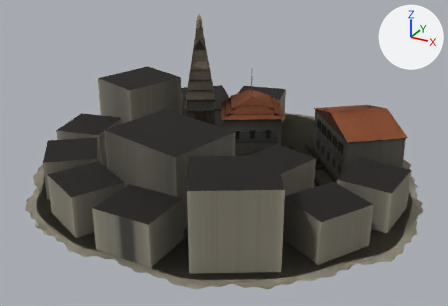
Renders of the glTF model src/assets/map/towns/gunpowder-town-medium-a-monsoon.glb from each side of a commit.
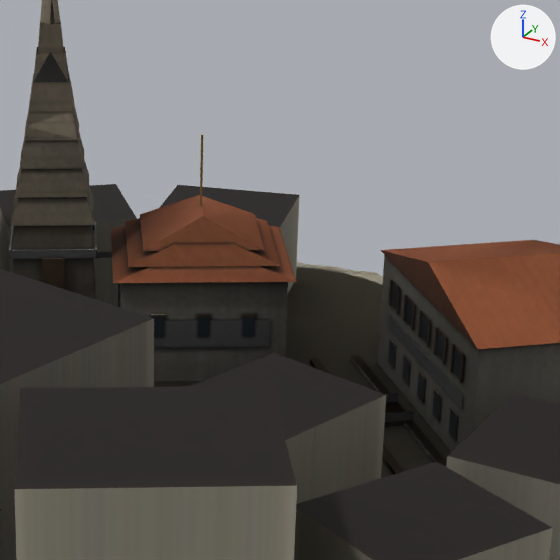
The first picture shows the older version from a camera (50 mm lens) standing at (4.07, -7.52, 4.12) and looking at (0.04, -0.19, 0.46). The close-ups show the older and then the newer version on the part from 41% to 84% of the width and 7% to 70% of the height of that picture. Only the edits that show in the close-ups are written down. The axes (+X, +Y, +Z) are drawn at upper right. The lights are the same throughout. Where no turn or scale is listed for an object, it has been applied to the vertices. Vertices at exactly the same position are counted once.
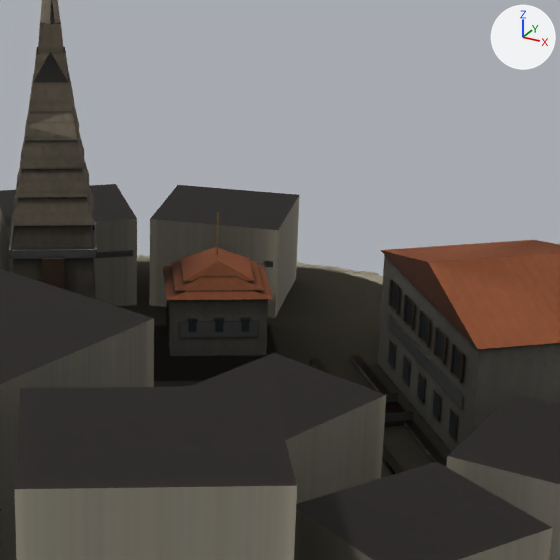
Diff of the bpy script that builds the scene:
```diff
--- a/src/assets/map/towns/gunpowder-town-medium-a-monsoon.glb.py
+++ b/src/assets/map/towns/gunpowder-town-medium-a-monsoon.glb.py
@@ me_mesh_0 @@
 me_mesh_0.from_pydata(...)  # 4228 vertices, 6920 faces; spans x 0.0..5.97, y -5.97..0.0, z 0.0..2.19
 # used by ob_mesh_0; location = (-2.968, 3.109, 0.0)
+# me_mesh_0 part 1: the loose piece of 8 vertices spanning x 2.13..3.35, y -2.47..-1.28, z 0.0..0.64 is scaled about its middle by 0.609, then moved by (0.0, 0.23, -0.13)
+# me_mesh_0 part 2: the loose piece of 6 vertices spanning x 2.07..3.41, y -2.53..-1.22, z 0.64..0.8 is scaled about its middle by 0.609, then moved by (0.0, 0.23, -0.28)
+# me_mesh_0 part 3: the loose piece of 6 vertices spanning x 2.18..3.3, y -2.43..-1.33, z 0.71..0.87 is scaled about its middle by 0.609, then moved by (0.0, 0.23, -0.31)
+# me_mesh_0 part 4: the loose piece of 6 vertices spanning x 2.29..3.19, y -2.32..-1.43, z 0.77..0.93 is scaled about its middle by 0.609, then moved by (0.0, 0.23, -0.33)
+# me_mesh_0 part 5: the loose piece of 16 vertices spanning x 2.74..2.75, y -1.88..-1.87, z 0.93..1.35 is scaled about its middle by 0.609, then moved by (0.0, 0.23, -0.45)
+# me_mesh_0 part 6: the loose piece of 8 vertices spanning x 2.7..2.78, y -2.4..-2.35, z 0.29..0.44 is scaled about its middle by (0.61, 0.607, 0.608), then moved by (0.0, 0.43, -0.14)
+# me_mesh_0 part 7: the loose piece of 8 vertices spanning x 2.71..2.77, y -2.39..-2.36, z 0.3..0.42 is scaled about its middle by 0.609, then moved by (0.0, 0.43, -0.14)
+# me_mesh_0 part 8: the loose piece of 8 vertices spanning x 2.92..2.99, y -2.27..-2.22, z 0.29..0.44 is scaled about its middle by 0.61, then moved by (-0.09, 0.38, -0.14)
+# me_mesh_0 part 9: the loose piece of 8 vertices spanning x 2.93..2.99, y -2.27..-2.23, z 0.3..0.42 is scaled about its middle by (0.609, 0.611, 0.608), then moved by (-0.09, 0.38, -0.14)
+# me_mesh_0 part 10: the loose piece of 8 vertices spanning x 3.14..3.21, y -2.14..-2.1, z 0.29..0.44 is scaled about its middle by 0.609, then moved by (-0.17, 0.33, -0.14)
+# me_mesh_0 part 11: the loose piece of 8 vertices spanning x 3.15..3.21, y -2.14..-2.11, z 0.3..0.42 is scaled about its middle by (0.609, 0.611, 0.608), then moved by (-0.17, 0.33, -0.14)
+# me_mesh_0 part 12: the loose piece of 8 vertices spanning x 2.64..3.28, y -2.43..-2.06, z 0.24..0.4 is scaled about its middle by 0.609, then moved by (-0.09, 0.38, -0.13)
 me_mesh_0.materials.append(mat_town)
@@ me_mesh_1 @@
 me_mesh_1.from_pydata(...)  # 3085 vertices, 2623 faces; spans x 0.0..5.97, y -5.97..0.0, z 0.0..2.11
 # used by ob_mesh_1; location = (-2.968, 3.109, 0.0)
+# me_mesh_1 part 13: the loose piece of 8 vertices spanning x 2.13..3.35, y -2.47..-1.28, z 0.0..0.64 is scaled about its middle by 0.609, then moved by (0.0, 0.23, -0.13)
 me_mesh_1.materials.append(mat_town)
@@ me_mesh_2 @@
 me_mesh_2.from_pydata(...)  # 578 vertices, 626 faces; spans x 0.0..5.97, y -5.97..0.0, z 0.0..1.95
 # used by ob_mesh_2; location = (-2.968, 3.109, 0.0)
+# me_mesh_2 part 14: the loose piece of 8 vertices spanning x 2.13..3.35, y -2.47..-1.28, z 0.0..0.64 is scaled about its middle by 0.609, then moved by (0.0, 0.23, -0.13)
 me_mesh_2.materials.append(mat_town)
```

Pixel boxes (x1, y1, x2, y2) of what changed, in the close-ups (560 x 560 px; the box of a moved part takes in the faces that stretch with it):
part 1 of me_mesh_0, moved or reshaped (mostly hidden before)
    before: (118, 283, 121, 308)
    after: (166, 299, 268, 356)
part 2 of me_mesh_0, moved or reshaped
    before: (111, 225, 297, 283)
    after: (162, 265, 273, 300)
part 3 of me_mesh_0, moved or reshaped
    before: (125, 218, 280, 267)
    after: (171, 260, 264, 291)
part 4 of me_mesh_0, moved or reshaped
    before: (140, 195, 264, 251)
    after: (180, 247, 254, 281)
part 5 of me_mesh_0, moved or reshaped
    before: (200, 134, 203, 205)
    after: (216, 213, 219, 254)
part 6 of me_mesh_0, moved or reshaped
    before: (151, 314, 166, 321)
    after: (188, 318, 197, 322)
part 7 of me_mesh_0, moved or reshaped
    before: (153, 317, 165, 338)
    after: (189, 320, 196, 332)
part 8 of me_mesh_0, moved or reshaped
    before: (196, 314, 212, 320)
    after: (215, 318, 224, 323)
part 9 of me_mesh_0, moved or reshaped
    before: (198, 317, 210, 337)
    after: (215, 320, 223, 332)
part 10 of me_mesh_0, moved or reshaped
    before: (242, 313, 257, 320)
    after: (241, 318, 250, 322)
part 11 of me_mesh_0, moved or reshaped
    before: (243, 317, 255, 337)
    after: (242, 319, 249, 331)
part 12 of me_mesh_0, moved or reshaped
    before: (154, 320, 270, 348)
    after: (180, 321, 258, 338)
part 13 of me_mesh_1, moved or reshaped (not visible afterwards)
    before: (126, 282, 288, 363)
part 14 of me_mesh_2, moved or reshaped (not visible afterwards)
    before: (121, 283, 249, 381)
